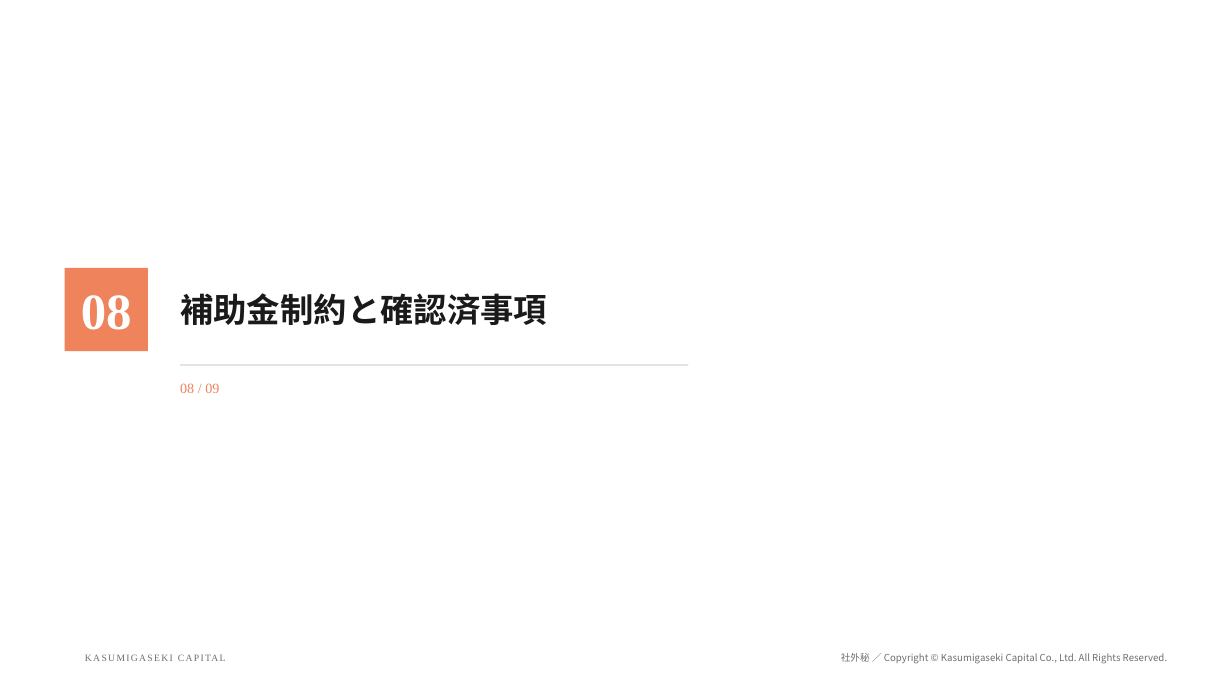
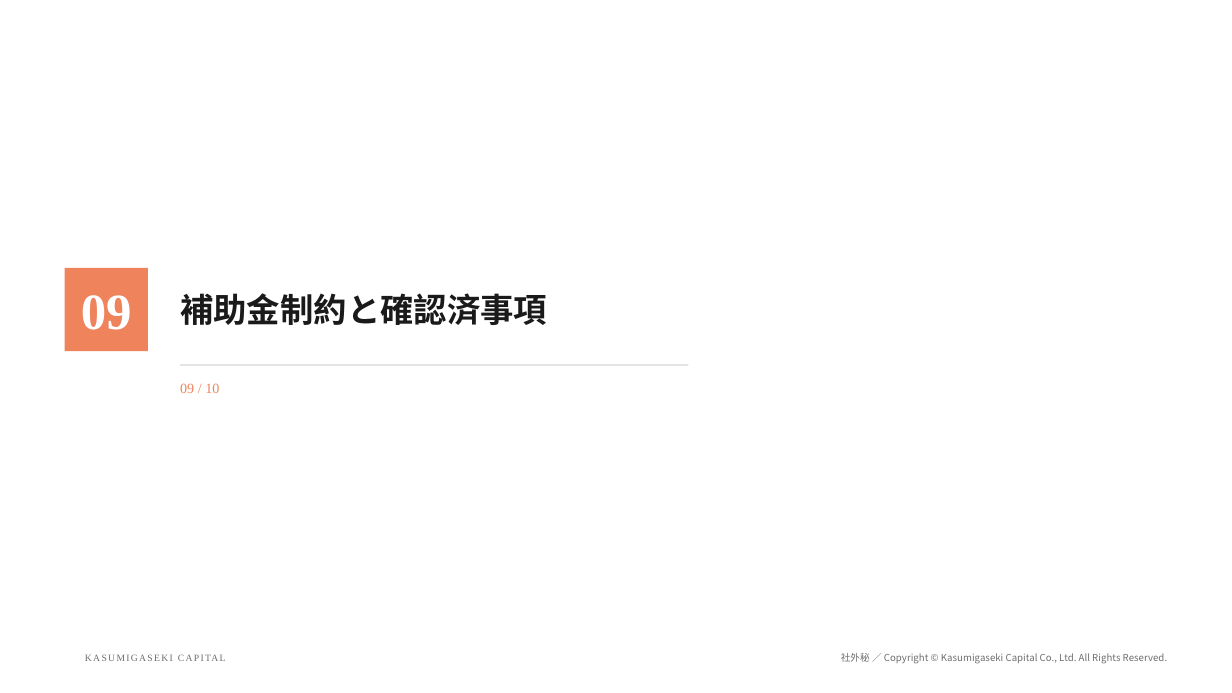
Before and after one commit to Kanta02cer/hotel-simulation, a slide deck: slide 25 of slides/nlcs-kobe-sto/NLCS神戸STO_KC参画稟議.pptx (slide 22 before the commit). Drawn at 1232x693 pixels with LibreOffice and Linux fonts; fonts in the diff are those of the drawing; background and template pictures are left out. Boxes give left, top, right and bottom in pixels: in the first picture for what was removed or moved away, otherwise in the second. Text is boxed around its words. In the diff, an @@ line names an element or a change of style, - is before the commit and + after.

```diff
--- a/slides/nlcs-kobe-sto/NLCS神戸STO_KC参画稟議.pptx
+++ b/slides/nlcs-kobe-sto/NLCS神戸STO_KC参画稟議.pptx
@@ text at [81,295,132,330]: text changed @@
-08
+09
@@ text at [180,383,219,393]: text changed @@
-08 / 09
+09 / 10
```
Also in this commit, not shown: 15 other slides changed, 4 slides added, 1 other file.
